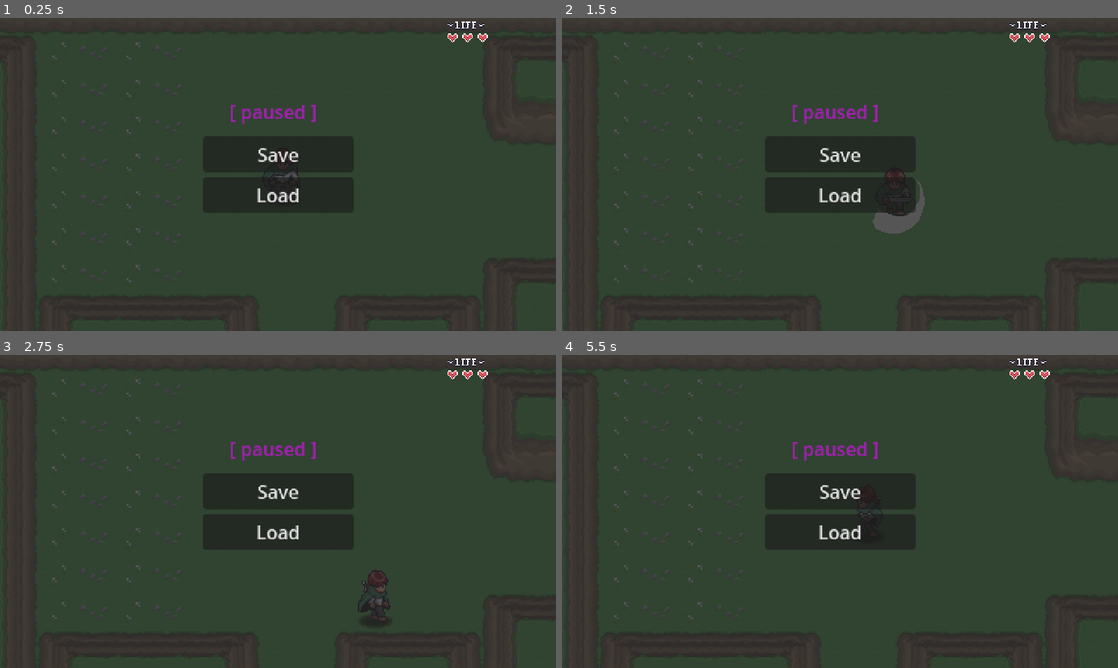
Above: before the commit, frames 1-4 (two rows, left to right).
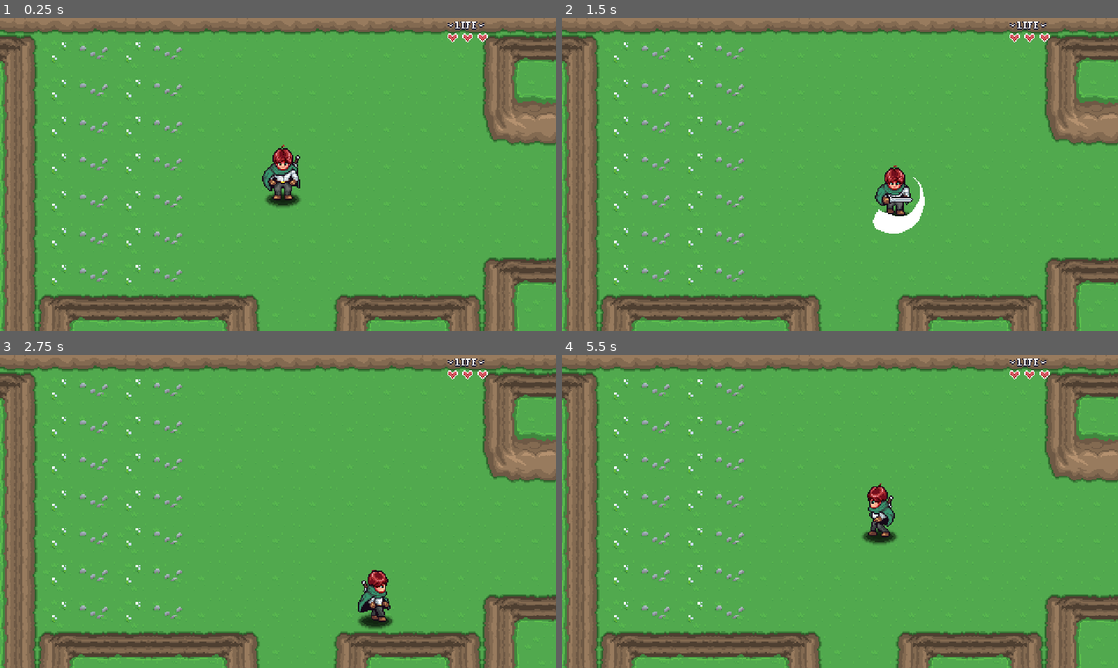
Above: after the commit, the same moments.

Repository: mooseCoder527/ActionAdventureRPG
Game: Godot game, scene res://Levels/Area01/01.tscn
The game is run twice, just before and just after one commit, with the same random seed, the same clock (stepped at 60 frames per second) and the same inputs.
Inputs:
- Up to frame 1 (0.25 s): no input
- Up to frame 2 (1.5 s): tap Enter at 0.5 s; hold Right (right) 0.53-1.28 s; hold Shift (attack) 0.53-1.28 s; hold Down (down) from 1.28 s (still down); tap Shift (attack) at 1.35 s
- Up to frame 3 (2.75 s): release Down (down) at 2.03 s; hold Right (right) from 2.03 s (still down); hold Shift (attack) from 2.03 s (still down)
- Up to frame 4 (5.5 s): release Right (right) at 2.78 s; release Shift (attack) at 2.78 s; hold Up (up) 2.78-3.53 s; tap Shift (attack) at 2.85, 5.1 s; hold Left (left) 3.53-4.25 s; hold Shift (attack) 3.53-4.25 s; tap Escape (pause) at 4.15 s; click "Save" at 4.25 s; tap Space at 5 s; hold Left (left) from 5.03 s (still down)

The runs differ from the first frame. In frame 1, 100% of the frame differs, in the area x 0-100%, y 0-100%; in frame 2, 100%; in frame 3, 99%; in frame 4, 100%.

Commit message:
v15.2
SAVE & LOAD

Diff:
--- a/00_Globals/global_player_manager.gd
+++ b/00_Globals/global_player_manager.gd
@@ -21,6 +21,11 @@
 	player.global_position = new_pos
 	pass
 
+func set_health( hp : int , max_hp : int ) -> void:
+	player.max_hp = hp
+	player.hp = hp
+	player.update_hp(0)
+
 func set_as_parent( _p : Node2D ) -> void:
 	if player.get_parent():
 		player.get_parent().remove_child( player )
--- /dev/null
+++ b/00_Globals/global_save_manager.gd
@@ -0,0 +1,73 @@
+extends Node
+
+const SAVE_PATH = "user://"
+
+signal game_loaded
+signal game_saved
+
+var current_save : Dictionary = {
+	scene_path = "",
+	player = {
+		hp = 1,
+		max_hp = 1,
+		pos_x = 0,
+		pos_y = 0
+	},
+	items = [],
+	persistents = [],
+	quests = [],
+}
+
+
+
+
+# Called when the node enters the scene tree for the first time.
+func _ready() -> void:
+	pass # Replace with function body.
+
+
+# Called every frame. 'delta' is the elapsed time since the previous frame.
+func _process(delta: float) -> void:
+	pass
+
+
+func save_game() -> void:
+	update_player_data()
+	update_scene_path()
+	var file := FileAccess.open( SAVE_PATH + "save.sav" , FileAccess.WRITE)
+	var save_json = JSON.stringify( current_save )
+	file.store_line(save_json)
+	game_saved.emit()
+
+
+
+func load_game() -> void:
+	var file := FileAccess.open( SAVE_PATH + "save.sav" , FileAccess.READ)
+	var json := JSON.new()
+	json.parse( file.get_line() )
+	var save_dict : Dictionary = json.get_data() as Dictionary
+	current_save = save_dict
+
+	LevelManager.load_new_level( current_save.scene_path , "" , Vector2.ZERO)
+
+	await LevelManager.level_load_started
+
+	PlayerManager.set_player_position( Vector2( current_save.player.pos_x , current_save.player.pos_y ))
+	PlayerManager.set_health( current_save.player.hp , current_save.player.max_hp )
+
+	await LevelManager.level_loaded
+
+
+func update_player_data() -> void:
+	var p : Player = PlayerManager.player
+	current_save.player.hp = p.hp
+	current_save.player.max_hp = p.max_hp
+	current_save.player.pos_x = p.global_position.x
+	current_save.player.pos_y = p.global_position.y
+
+func update_scene_path() -> void :
+	var p : String = ""
+	for c in get_tree().root.get_children():
+		if c is Level:
+			p = c.scene_file_path
+	current_save.scene_path = p
--- a/GUI/pause_menu/pause_menu.gd
+++ b/GUI/pause_menu/pause_menu.gd
@@ -7,4 +7,49 @@
 
 # Called when the node enters the scene tree for the first time.
 func _ready() -> void:
+	hide_pause_menu()
+	button_save.pressed.connect(_on_save_pressed)
+	button_load.pressed.connect(_on_load_pressed)
 	pass # Replace with function body.
+
+func _unhandled_input(event: InputEvent) -> void:
+	if event.is_action_pressed("pause"):
+		if !is_paused:
+			show_pause_menu()
+			pass
+		else:
+			hide_pause_menu()
+			pass
+		get_viewport().set_input_as_handled()
+
+func show_pause_menu() -> void:
+	get_tree().paused = true
+	visible = true
+	is_paused = true
+	button_save.grab_focus()
+	pass
+
+func hide_pause_menu() -> void:
+	get_tree().paused = false
+	visible = false
+	is_paused = false
+	pass
+
+func _on_save_pressed() -> void:
+	if !is_paused:
+		return
+	SaveManager.save_game()
+	hide_pause_menu()
+	pass
+
+
+
+func _on_load_pressed() -> void:
+	if !is_paused:
+		return
+	SaveManager.load_game()
+
+	await LevelManager.level_load_started
+
+	hide_pause_menu()
+	pass
--- a/GUI/player_hud/player_hud.tscn
+++ b/GUI/player_hud/player_hud.tscn
@@ -17,6 +17,7 @@
 offset_bottom = 1.0
 grow_horizontal = 2
 grow_vertical = 2
+mouse_filter = 2
 
 [node name="Sprite2D" type="Sprite2D" parent="Control"]
 position = Vector2(402, 6)
--- a/project.godot
+++ b/project.godot
@@ -21,6 +21,7 @@
 PlayerHud="*res://GUI/player_hud/player_hud.tscn"
 PlayerManager="*res://00_Globals/global_player_manager.gd"
 SceneTransition="*res://GUI/scene_transition/scene_transition.tscn"
+SaveManager="*res://00_Globals/global_save_manager.gd"
 PauseMenu="*res://GUI/pause_menu/pause_menu.tscn"
 
 [display]
